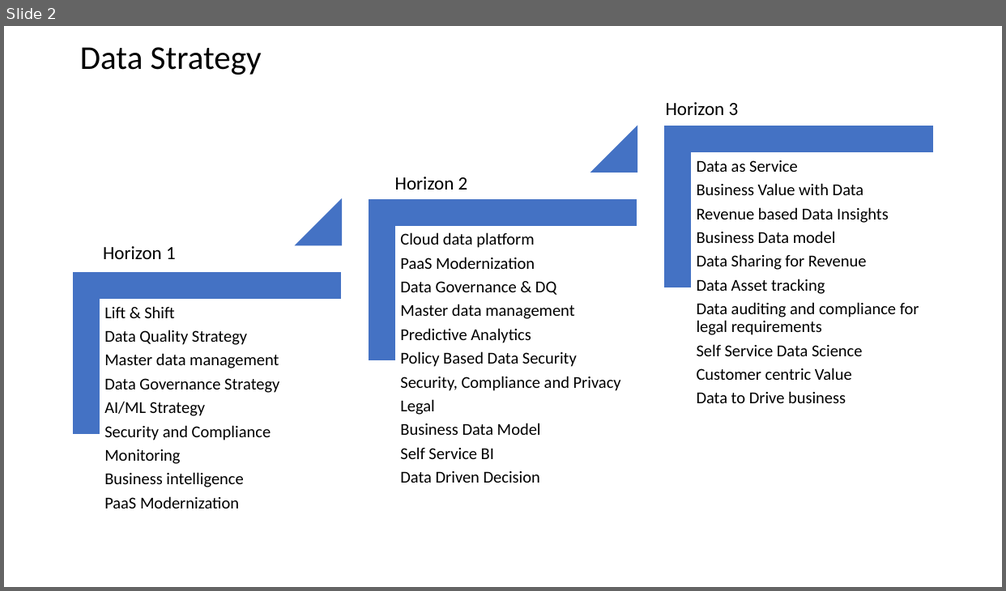
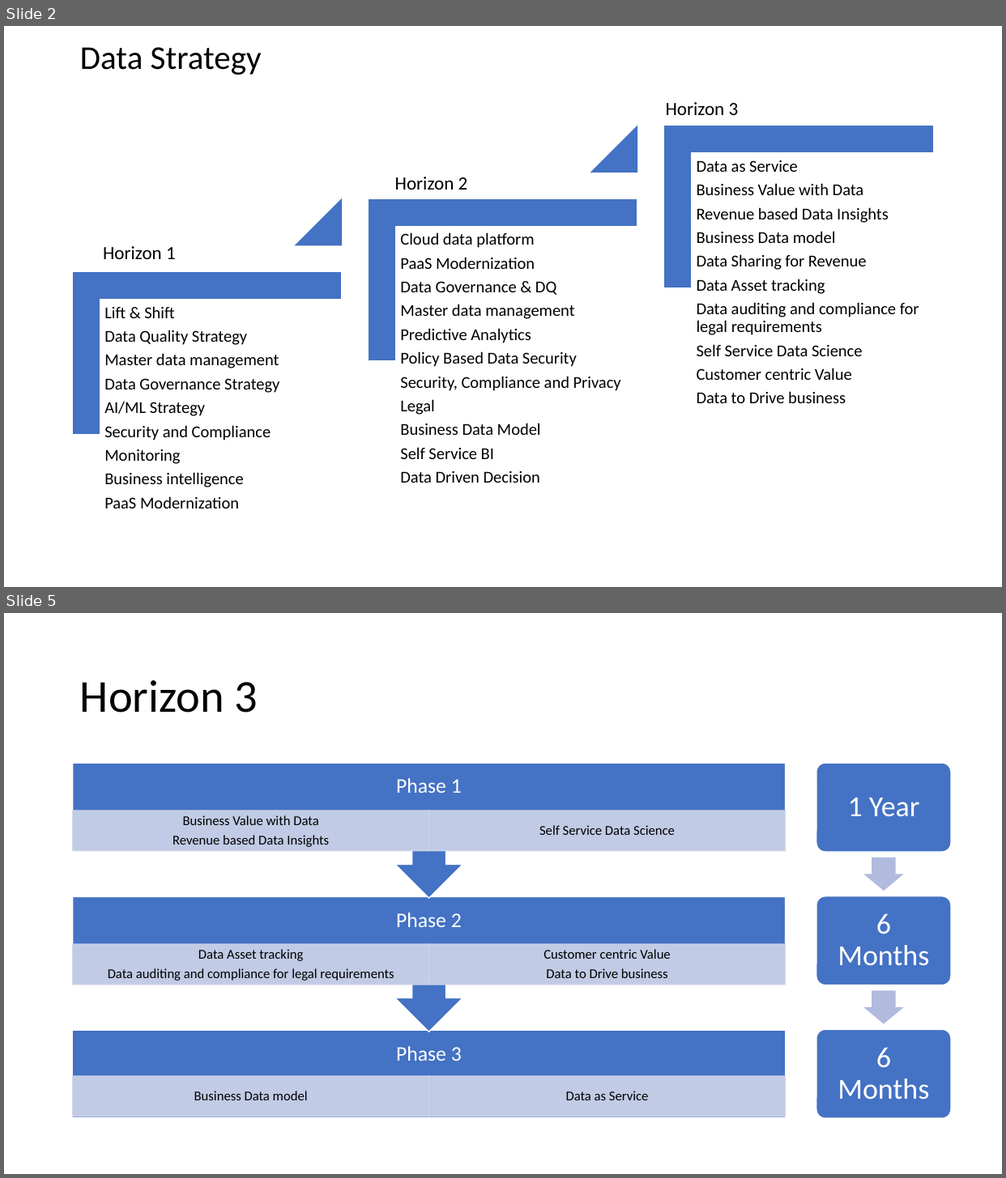
Before and after one commit to balakreshnan/datastrategy, a slide deck: DataHorizon.pptx. Shown one above the other, each under a label of ours: slide 2 before the commit, slides 2 and 5 after it; the slides between them are not shown. The pictures are 1006x591 and 1006x1178 pixels, drawn with LibreOffice and Linux fonts; fonts in the diff are those of the drawing. Boxes give left, top, right and bottom in pixels: in the first picture for what was removed or moved away, otherwise in the second. Text is boxed around its words. In the diff, an @@ line names an element or a change of style, - is before the commit and + after.

```diff
--- a/DataHorizon.pptx
+++ b/DataHorizon.pptx
@@ slide 5 added at (4,613,1002,1174), background #FFFFFF @@
@@ title added at (80,680,258,713), 44 pt, text #000000 @@
+Horizon 3
@@ group added at (73,764,786,1118): 9 texts, 7 rectangles, 2 up arrow callouts @@
+Phase 3
+Business Data model
+Data as Service
+Phase 2
+Data Asset tracking
+Data auditing and compliance for legal requirements
+Customer centric Value
+Data to Drive business
+Phase 1
+Business Value with Data
+Revenue based Data Insights
+Self Service Data Science
@@ group added at (816,764,951,1119): 3 rounded rectangles, 3 texts, 2 right arrows @@
+1 Year
+6 Months
+6 Months
```
Also in this commit, not shown: 2 other slides added.
